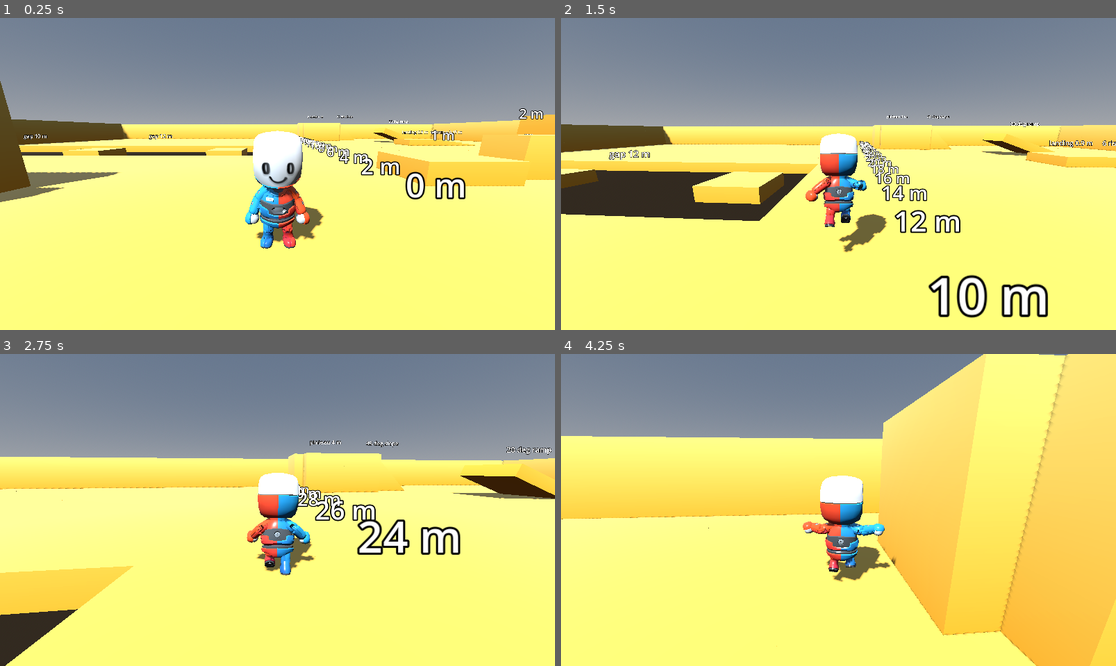
Above: before the commit, frames 1-4 (two rows, left to right).
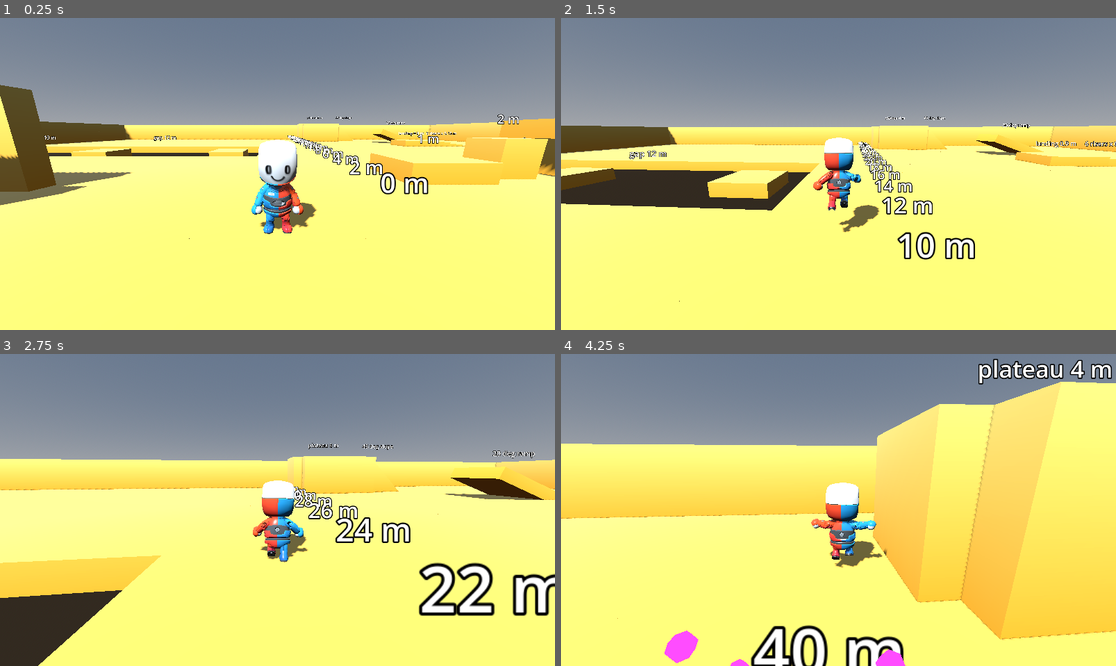
Above: after the commit, the same moments.

Repository: bistlaudio/Attimo
Game: Godot game, scene res://scenes/test/movement_gym.tscn
The game is run twice, just before and just after one commit, with the same random seed, the same clock (stepped at 60 frames per second) and the same inputs.
Inputs (mouse positions are in pixels of both pictures, inside the frame that each line leads up to):
- Up to frame 1 (0.25 s): no input
- Up to frame 2 (1.5 s): tap Enter at 0.5 s; move the mouse to (866, 174) at 0.52 s; hold Right mouse button (aim) 0.53-1.28 s; hold W (move_forward) from 0.53 s (still down); click (866, 174) at 0.67 s; tap Space (jump) at 0.77, 1.07 s; tap Shift (dash) at 0.8, 1.35 s; move the mouse to (810, 174) at 1.27 s; click (810, 174) at 1.42 s
- Up to frame 3 (2.75 s): keep holding W (move_forward); tap Space (jump) at 1.52, 1.55, 1.82 s; move the mouse to (288, 503) at 2.02 s; hold Space (jump) from 2.03 s (still down); click (288, 503) at 2.17 s; right-click (288, 503) at 2.3 s
- Up to frame 4 (4.25 s): keep holding W (move_forward); move the mouse to (832, 516) at 2.77 s; release Space (jump) at 2.78 s; right-click (832, 516) at 2.85 s; click (832, 516) at 2.92 s; tap Space (jump) at 3.02, 3.32, 3.77, 3.8, 4.07 s; tap Shift (dash) at 3.05 s; move the mouse to (877, 513) at 3.52 s; hold Middle mouse button (camera_recenter) from 3.53 s (still down); click (877, 513) at 3.67 s

The runs differ from the first frame. In frame 1, 8.9% of the frame differs, in the area x 0-100%, y 20-74%; in frame 2, 9.7%; in frame 3, 12%; in frame 4, 25%, in the area x 0-100%, y 0-100%.

Commit message:
fix(camera): mouse-wheel zoom 2.5-7 m, start at 4.5 m, softer follow
The 3.6 m arm made the Mannequin too big and the hard lag clamps felt odd.
Wheel zoom works outside aim only (aim keeps the wheel for the Phase 4 module
switch). Follow 16/8 1/s with loose clamps 1.0 m / 0.6 m.

Co-Authored-By: Claude Opus 5.5 <noreply@anthropic.com>

Diff:
--- a/attimo/scenes/camera/camera_rig.tscn
+++ b/attimo/scenes/camera/camera_rig.tscn
@@ -12,7 +12,7 @@
 
 [node name="SpringArm3D" type="SpringArm3D" parent="Pitch"]
 shape = SubResource("SphereShape3D_arm")
-spring_length = 3.6
+spring_length = 4.5
 margin = 0.1
 collision_mask = 1
 
--- a/attimo/scripts/camera/camera_rig.gd
+++ b/attimo/scripts/camera/camera_rig.gd
@@ -40,14 +40,26 @@
 ## the point the view centre looks at. Measured 2026-11-18; the plan rule (shoulder + 0.2 m) gives 1.3 m, 1.4 m keeps
 ## the standing character in the lower part of the screen.
 @export var pivot_height: float = 1.4
-## Horizontal follow rate in 1/s (exponential damping). Tight, so the lag stays small at run speed (0.39 m at 8.5 m/s).
-@export var follow_rate: float = 22.0
+## Horizontal follow rate in 1/s (exponential damping). Softened 2026-11-18 (developer: the hard lock felt odd).
+@export var follow_rate: float = 16.0
 ## Vertical follow rate in 1/s (exponential damping of the vertical lock, max_vertical_lag clamps what is left).
-@export var vertical_follow_rate: float = 12.0
-## Most the rig may trail the anchor horizontally in m (dashes and long jumps run at 14-22 m/s). Inactive at run speed.
-@export var max_follow_lag: float = 0.6
+@export var vertical_follow_rate: float = 8.0
+## Most the rig may trail the anchor horizontally in m (dashes and long jumps run at 14-22 m/s). A loose clamp, so the
+## damping does the work and the clamp only catches dashes.
+@export var max_follow_lag: float = 1.0
 ## Most the rig may differ from the anchor height in m, so a jump keeps head and feet inside the vertical view.
-@export var max_vertical_lag: float = 0.35
+@export var max_vertical_lag: float = 0.6
+
+@export_group("Zoom")
+## Closest and farthest arm length in m the mouse wheel can choose (outside aim; in aim the wheel stays free for the
+## Phase 4 module switch). The scene's SpringArm3D spring_length is the start distance.
+@export var zoom_min: float = 2.5
+@export var zoom_max: float = 7.0
+## Metres per wheel notch.
+@export var zoom_step: float = 0.5
+## Rate in 1/s at which the arm eases to the chosen zoom distance.
+@export var zoom_rate: float = 12.0
+@export_group("")
 ## Radians of rotation per pixel of mouse motion (no delta scaling, no smoothing).
 @export var base_sensitivity: float = 0.0022
 ## Lowest pitch in rad (negative looks down from above).
@@ -145,8 +157,10 @@
 var _fov_sources: Dictionary[StringName, float] = {}
 ## Arm origin contributions in Pitch-local space by source name.
 var _offset_sources: Dictionary[StringName, Vector3] = {}
-## Longest arm in m, the SpringArm3D spring_length of the scene.
-var _max_arm_length: float = 3.6
+## The arm length in m the player chose with the mouse wheel (starts at the scene's spring_length).
+var zoom_distance: float = 4.5
+## Longest arm in m before the wall cast: eases toward zoom_distance.
+var _max_arm_length: float = 4.5
 ## Arm length in m after the last wall cast.
 var _arm_length: float = 3.6
 ## World mask the arm casts against. The SpringArm3D node's own mask is zeroed (see _ready).
@@ -164,6 +178,7 @@
 	# SpringArm3D only casts on physics ticks, so at low tick rates the lens clips walls (A3, measured at
 	# 10 TPS). The rig casts every frame itself and sets the node's own mask to 0 so the two never disagree.
 	_max_arm_length = spring_arm.spring_length
+	zoom_distance = _max_arm_length
 	_arm_length = _max_arm_length
 	_arm_mask = spring_arm.collision_mask
 	spring_arm.collision_mask = 0
@@ -212,6 +227,9 @@
 		Input.mouse_mode = Input.MOUSE_MODE_VISIBLE
 		return
 	var button := event as InputEventMouseButton
+	if button != null and button.pressed and _aim_target <= 0.0 and (button.button_index == MOUSE_BUTTON_WHEEL_UP or button.button_index == MOUSE_BUTTON_WHEEL_DOWN):
+		zoom_by(-zoom_step if button.button_index == MOUSE_BUTTON_WHEEL_UP else zoom_step)
+		return
 	if button != null and button.pressed and require_mouse_capture and Input.mouse_mode != Input.MOUSE_MODE_CAPTURED:
 		if DisplayServer.get_name() != "headless":
 			Input.mouse_mode = Input.MOUSE_MODE_CAPTURED
@@ -243,9 +261,15 @@
 	rotation.y = yaw
 	pitch_node.rotation.x = pitch
 	_update_aim(delta)
+	_max_arm_length = lerpf(_max_arm_length, zoom_distance, 1.0 - exp(-zoom_rate * delta))
 	spring_arm.position = _offset_total()
 	camera.fov = get_fov_total()
 	_update_arm(delta)
+
+
+## Moves the chosen zoom distance by `amount` m (negative is closer), clamped to zoom_min .. zoom_max.
+func zoom_by(amount: float) -> void:
+	zoom_distance = clampf(zoom_distance + amount, zoom_min, zoom_max)
 
 
 ## Eases aim_weight toward the aim goal and writes it through the additive &"aim" sources (D-14), so a camera
--- a/attimo/tests/smoke/test_camera_rig.gd
+++ b/attimo/tests/smoke/test_camera_rig.gd
@@ -274,7 +274,12 @@
 	check.call(head_ndc <= 0.3 and head_ndc > 0.0, "(k) the head top projects to vertical ndc %.2f (0 .. 0.3)" % head_ndc)
 	check.call(feet_ndc >= -0.9 and feet_ndc < shoulder_ndc, "(k) the feet project to vertical ndc %.2f (at least -0.9)" % feet_ndc)
 	check.call((head_ndc + feet_ndc) * 0.5 < 0.0, "(k) the standing character sits in the lower part of the screen (centre ndc %.2f)" % ((head_ndc + feet_ndc) * 0.5))
-	check.call(rig.spring_arm.spring_length <= 4.0, "(k) the arm is at most 4 m (%.2f)" % rig.spring_arm.spring_length)
+	check.call(rig.spring_arm.spring_length <= 5.0, "(k) the start arm is at most 5 m (%.2f)" % rig.spring_arm.spring_length)
+	# Mouse-wheel zoom (2026-11-18): the chosen distance clamps to zoom_min .. zoom_max.
+	rig.zoom_by(-100.0)
+	check.call(is_equal_approx(rig.zoom_distance, rig.zoom_min), "(k) zooming far in clamps to zoom_min (%.2f)" % rig.zoom_distance)
+	rig.zoom_by(100.0)
+	check.call(is_equal_approx(rig.zoom_distance, rig.zoom_max), "(k) zooming far out clamps to zoom_max (%.2f)" % rig.zoom_distance)
 	check.call(rig.pivot_height >= shoulder + 0.05 and rig.pivot_height <= shoulder + 0.4, "(k) pivot_height %.2f lies 0.05 .. 0.4 above the shoulder %.2f" % [rig.pivot_height, shoulder])
 	check.call(rig.base_fov >= 76.0 and rig.base_fov <= 82.0, "(k) the field of view is a little wider than 75 (%.1f)" % rig.base_fov)
 	check.call(rig.pitch_max >= 0.7, "(k) the upward pitch range is larger than before (%.2f)" % rig.pitch_max)
